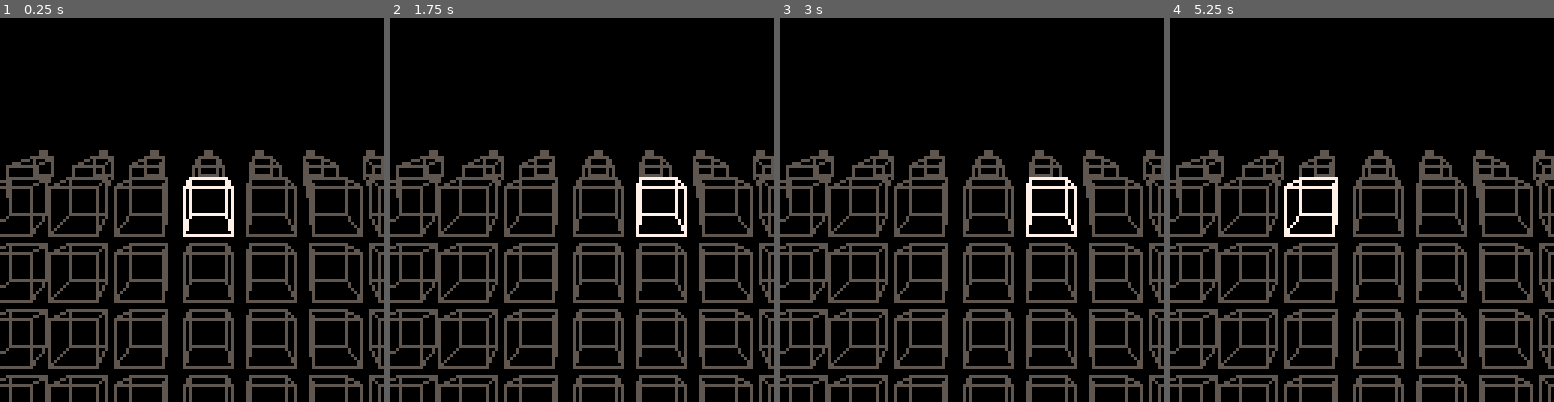
Above: before the commit, frames 1-4 (left to right).
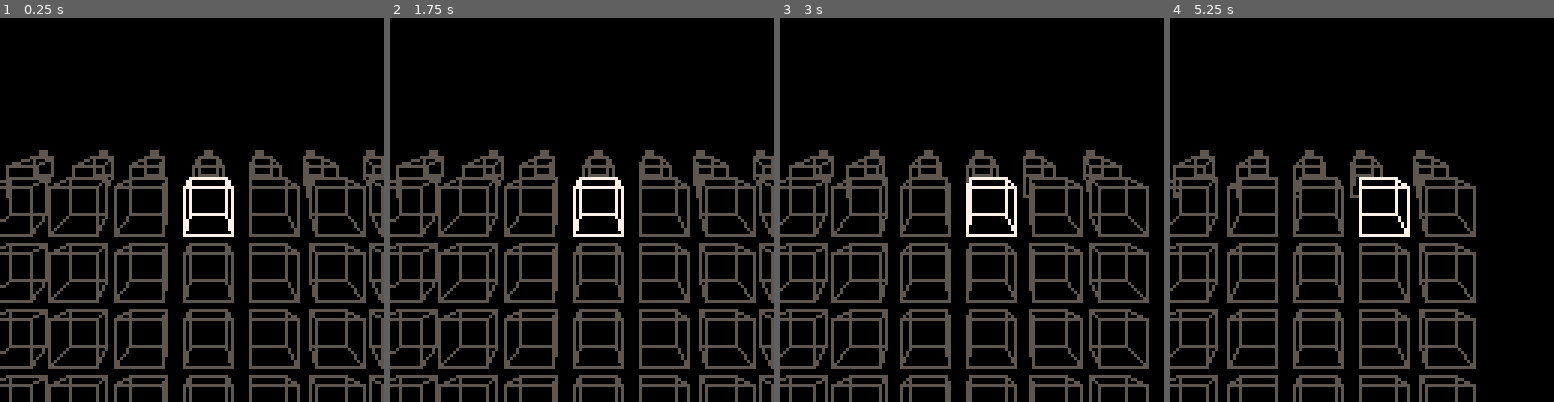
Above: after the commit, the same moments.

Repository: abemassry/dimensional-jump
Game: PICO-8 cartridge 3d_2.p8
Same seed, same stepped clock (60 frames per second), same inputs: the game is played once before the commit and once after it.
Inputs:
- Up to frame 1 (0.25 s): no input
- Up to frame 2 (1.75 s): tap X (X key) at 0.33, 1.07 s; tap O (Z key) at 0.7, 1.7 s; hold Right from 1.6 s (still down)
- Up to frame 3 (3 s): tap X (X key) at 1.85, 2.97 s; release Right at 2.1 s; tap O (Z key) at 2.1, 2.5, 2.9 s; hold Up 2.15-2.42 s; hold Right from 2.47 s (still down)
- Up to frame 4 (5.25 s): release Right at 3.03 s; hold Left 3.08-3.58 s; tap O (Z key) every 0.4 s from 3.3 to 4.9 s; hold Down 3.63-3.97 s; hold Right 4.02-4.68 s; tap X (X key) at 4.08, 5.2 s; hold Up 4.73-5.03 s; hold Left from 5.08 s (still down)

The runs differ from the first frame. In frame 1, 3.2% of the frame differs, in the area x 64-100%, y 42-100%; in frame 2, 4.5%; in frame 3, 12%; in frame 4, 15%, in the area x 0-100%, y 34-100%.

Commit message:
got highlighted cube moving

Diff:
--- a/3d_2.p8
+++ b/3d_2.p8
@@ -7,6 +7,10 @@
 	s=4
   current= 0
 	level = 0
+	xnudge = 0
+	xcpos = 0
+	leftpress = false
+	rightpress = false
 
 end
 
@@ -42,12 +46,18 @@
 end
 
 function _update60()
-	current = 0
+	-- current = 0
 	if(btn(0)) then
-		current-=1
+		leftpress = true
 	end
 	if(btn(1)) then
-		current+=1
+		rightpress = true
+	end
+	if xnudge > 3 then
+		xnudge = 3
+	end
+	if xnudge < -3 then
+		xnudge = -3
 	end
 
 	if(btn(2)) then
@@ -59,7 +69,33 @@
 	if(btn(5)) then
 	end
 
+	if (not btn(0) and not btn(1)) then
+		if (leftpress == true) then
+			xnudge+=1
+			current-=1
+			xcpos+=20
+			leftpress = false
+		end
+		if (rightpress == true) then
+			xnudge-=1
+			current+=1
+			xcpos-=20
+			rightpress = false
+		end
+	end
 
+	if xcpos > 60 then
+		xcpos = 60
+	end
+	if xcpos < -60 then
+		xcpos = -60
+	end
+	if current > 3 then
+		current = 3
+	end
+	if current < -3 then
+		current = -3
+	end
 
 end
 
@@ -69,47 +105,51 @@
 		ydiff = -17 + (i * 20)
 		zdiff = 7
 		depth = 2
-		setup_block(64+57,64+ydiff,zdiff,depth,12,5)
-		setup_block(64+37,64+ydiff,zdiff,depth,10,5)
-		setup_block(64+20,64+ydiff,zdiff,depth,8,5)
-		setup_block(64+3,64+ydiff,zdiff,depth,7,5)
-		setup_block(64-15,64+ydiff,zdiff,depth,4,5)
-		setup_block(64-32,64+ydiff,zdiff,depth,2,5)
-		setup_block(64-52,64+ydiff,zdiff,depth,0,5)
+		setup_block(xcpos+64+57,64+ydiff,zdiff,depth,12+xnudge,5)
+		setup_block(xcpos+64+37,64+ydiff,zdiff,depth,10+xnudge,5)
+		setup_block(xcpos+64+20,64+ydiff,zdiff,depth,8+xnudge,5)
+		setup_block(xcpos+64+3,64+ydiff,zdiff,depth,7+xnudge,5)
+		setup_block(xcpos+64-15,64+ydiff,zdiff,depth,4+xnudge,5)
+		setup_block(xcpos+64-32,64+ydiff,zdiff,depth,2+xnudge,5)
+		setup_block(xcpos+64-52,64+ydiff,zdiff,depth,0+xnudge,5)
 	end
 	for i=0,0 do
 		ydiff = -10 + (i * 20)
 		zdiff = 3
-		setup_block(64+55,64+ydiff,zdiff,5,12,5)
-		setup_block(64+35,64+ydiff,zdiff,5,10,5)
-		setup_block(64+18,64+ydiff,zdiff,5,8,5)
-		setup_block(64,64+ydiff,zdiff,5,7,5)
-		setup_block(64-18,64+ydiff,zdiff,5,4,5)
-		setup_block(64-35,64+ydiff,zdiff,5,2,5)
-		setup_block(64-55,64+ydiff,zdiff,5,0,5)
+		depth = 5
+		setup_block(xcpos+64+55,64+ydiff,zdiff,depth,12+xnudge,5)
+		setup_block(xcpos+64+35,64+ydiff,zdiff,depth,10+xnudge,5)
+		setup_block(xcpos+64+18,64+ydiff,zdiff,depth,8+xnudge,5)
+		setup_block(xcpos+64,64+ydiff,zdiff,depth,7+xnudge,5)
+		setup_block(xcpos+64-18,64+ydiff,zdiff,depth,4+xnudge,5)
+		setup_block(xcpos+64-35,64+ydiff,zdiff,depth,2+xnudge,5)
+		setup_block(xcpos+64-55,64+ydiff,zdiff,depth,0+xnudge,5)
 	end
 	for j=0,3 do
 		i=0
 		ydiff = j*22
-		setup_block(64+60,64+ydiff,i,5,12,5)
-		setup_block(64+40,64+ydiff,i,5,10,5)
-		if current == 1 and j == level then
-			setup_block(64+20,64+ydiff,i,5,8,7)
-		else
-			setup_block(64+20,64+ydiff,i,5,8,5)
-		end
-		if current == 0 and j == level then
-			setup_block(64,64+ydiff,i,5,7,7)
-		else
-			setup_block(64,64+ydiff,i,5,7,5)
-		end
-		if current == -1 and j == level then
-			setup_block(64-20,64+ydiff,i,5,4,7)
-		else
-			setup_block(64-20,64+ydiff,i,5,4,5)
-		end
-		setup_block(64-40,64+ydiff,i,5,2,5)
-		setup_block(64-60,64+ydiff,i,5,0,5)
+		depth = 5
+		c = 5
+		if (current == 3 and j == level) c = 7
+		setup_block(xcpos+64+60,64+ydiff,i,depth,13+xnudge,c)
+		c = 5
+		if (current == 2 and j == level) c = 7
+		setup_block(xcpos+64+40,64+ydiff,i,depth,11+xnudge,c)
+		c = 5
+		if (current == 1 and j == level) c = 7
+		setup_block(xcpos+64+20,64+ydiff,i,depth,9+xnudge,c)
+		c = 5
+		if (current == 0 and j == level) c = 7
+		setup_block(xcpos+64,64+ydiff,i,depth,7+xnudge,c)
+		c = 5
+		if (current == -1 and j == level) c = 7
+		setup_block(xcpos+64-20,64+ydiff,i,depth,4+xnudge,c)
+		c = 5
+		if (current == -2 and j == level) c = 7
+		setup_block(xcpos+64-40,64+ydiff,i,depth,2+xnudge,c)
+		c = 5
+		if (current == -3 and j == level) c = 7
+		setup_block(xcpos+64-60,64+ydiff,i,depth,0+xnudge,c)
 	end
 
 end
